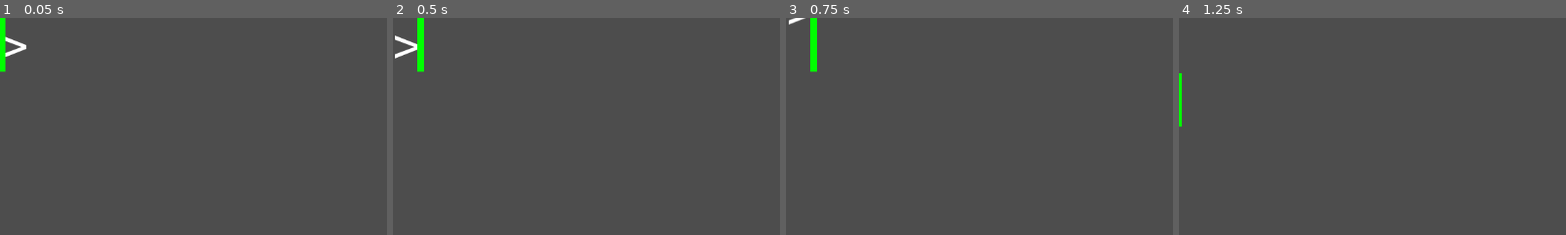
Above: before the commit, frames 1-4 (left to right).
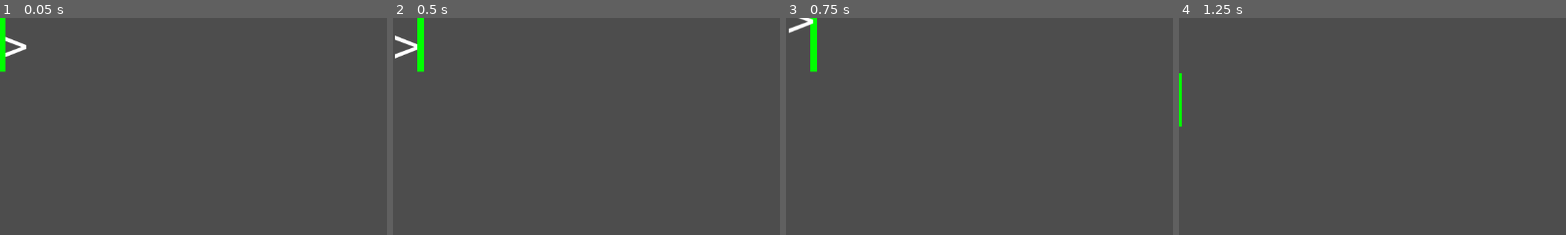
Above: after the commit, the same moments.

Repository: uprun/neon-lights-editor
Game: Godot game, scene res://scenes/canvas-ltd.tscn
The game is run twice, just before and just after one commit, with the same random seed, the same clock (stepped at 60 frames per second) and the same inputs.
Inputs (mouse positions are % of the whole screen's width and height, from its top left):
- Up to frame 1 (0.05 s): no input
- Up to frame 2 (0.5 s): no input
- Up to frame 3 (0.75 s): tap Enter at 0.5 s; move the mouse to (45, 70) at 0.52 s; hold Up from 0.53 s (still down); tap Backspace at 0.6 s; click (45, 70) at 0.67 s
- Up to frame 4 (1.25 s): keep holding Up
The pictures show only the part of the screen within x 0-50%, y 0-50%; the shares and areas given below are measured in that part.

Frames 1-2 are identical in both runs. In frame 3, 0.2% of the frame differs, in the area x 0-8%, y 0-8%; in frame 4, nothing differs.

Commit message:
2024-12-10--00h22m38s

Diff:
--- a/scenes/rocket-engine.gd
+++ b/scenes/rocket-engine.gd
@@ -58,4 +58,4 @@
 		next_position = desired_locations.pop_front()
 
 func shift_position(delta: Vector2):
-	next_position += delta
+	update_position( next_position + delta)
